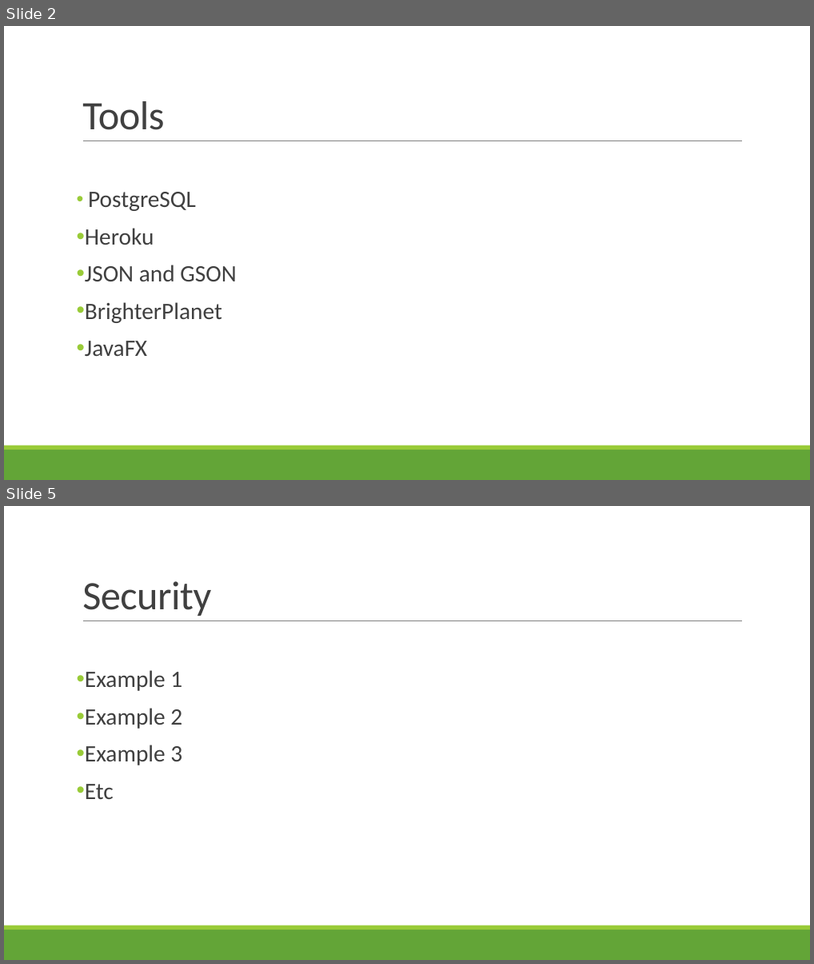
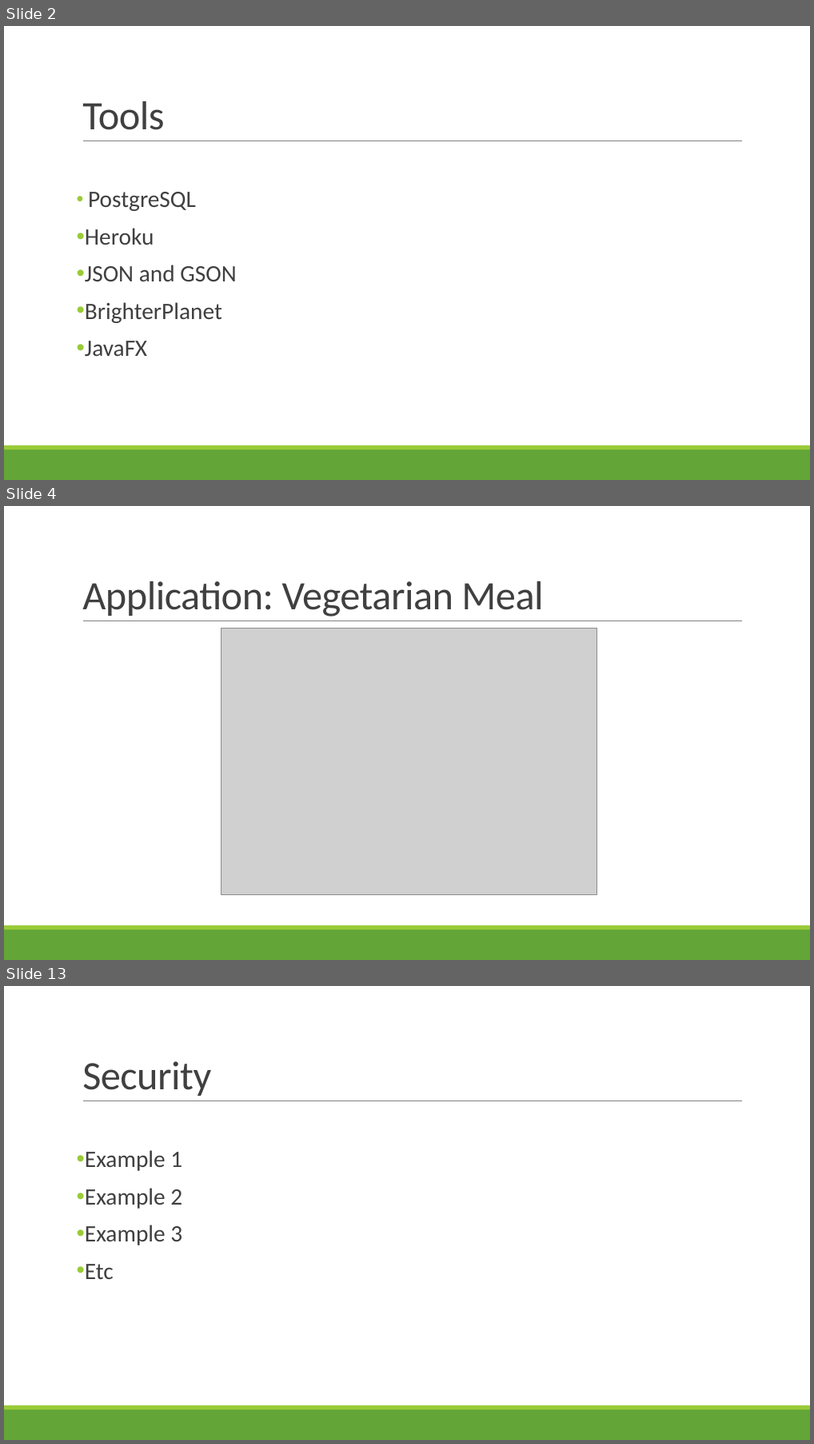
Before and after one commit to shossains/OOPProject, a slide deck: PpGoGreen.pptx. Shown one above the other, each under a label of ours: slides 2 and 5 before the commit, slides 2, 4 and 13 after it; the slides between them are not shown. The pictures are 814x964 and 814x1444 pixels, drawn with LibreOffice and Linux fonts; fonts in the diff are those of the drawing; grey boxes stand for pictures. Boxes give left, top, right and bottom in pixels: in the first picture for what was removed or moved away, otherwise in the second. Text is boxed around its words. In the diff, an @@ line names an element or a change of style, - is before the commit and + after.

```diff
--- a/PpGoGreen.pptx
+++ b/PpGoGreen.pptx
@@ slide 4 added at (4, 506, 810, 960), background #FFFFFF; not listed: 3 template elements that a slide beside it also shows @@
@@ title added at (82, 581, 543, 616), 48 pt, text #404040 @@
+Application: Vegetarian Meal
@@ picture added at (221, 628, 598, 894) @@
@@ what was slide 5 is now slide 13 @@
```
Also in this commit, not shown: 1 slide changed, 8 other slides added, 4 slides removed.
